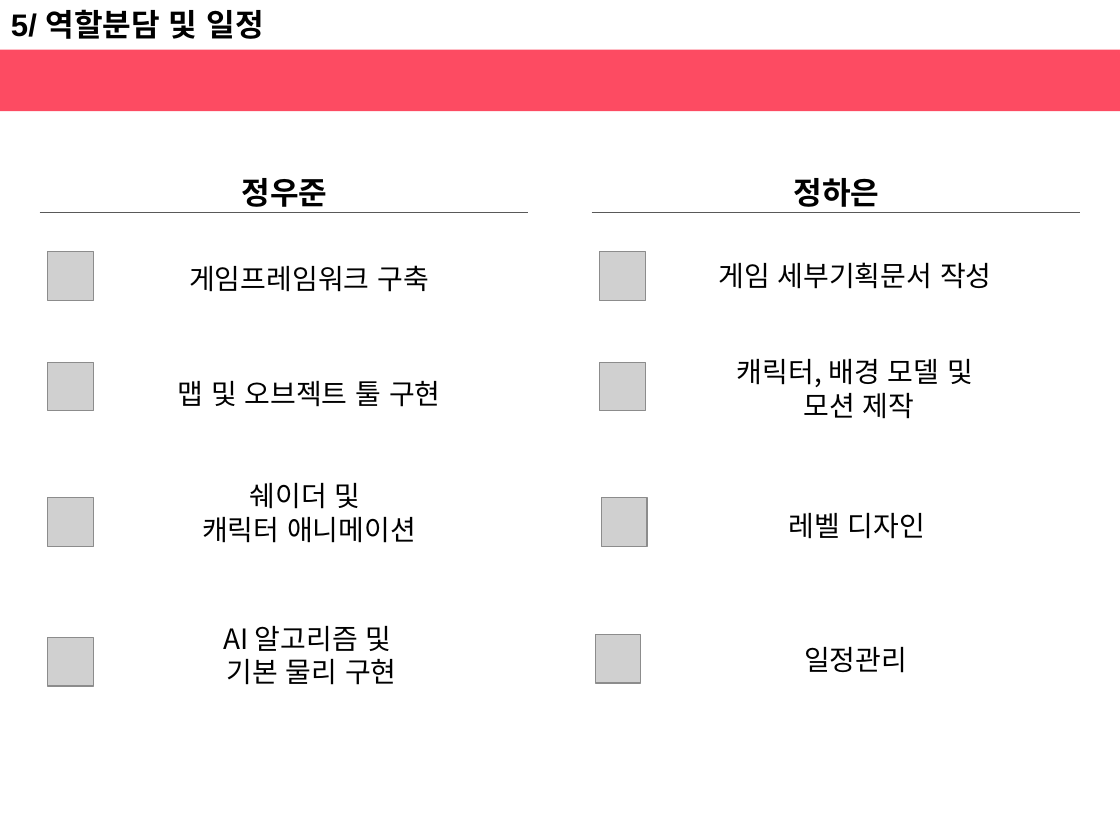
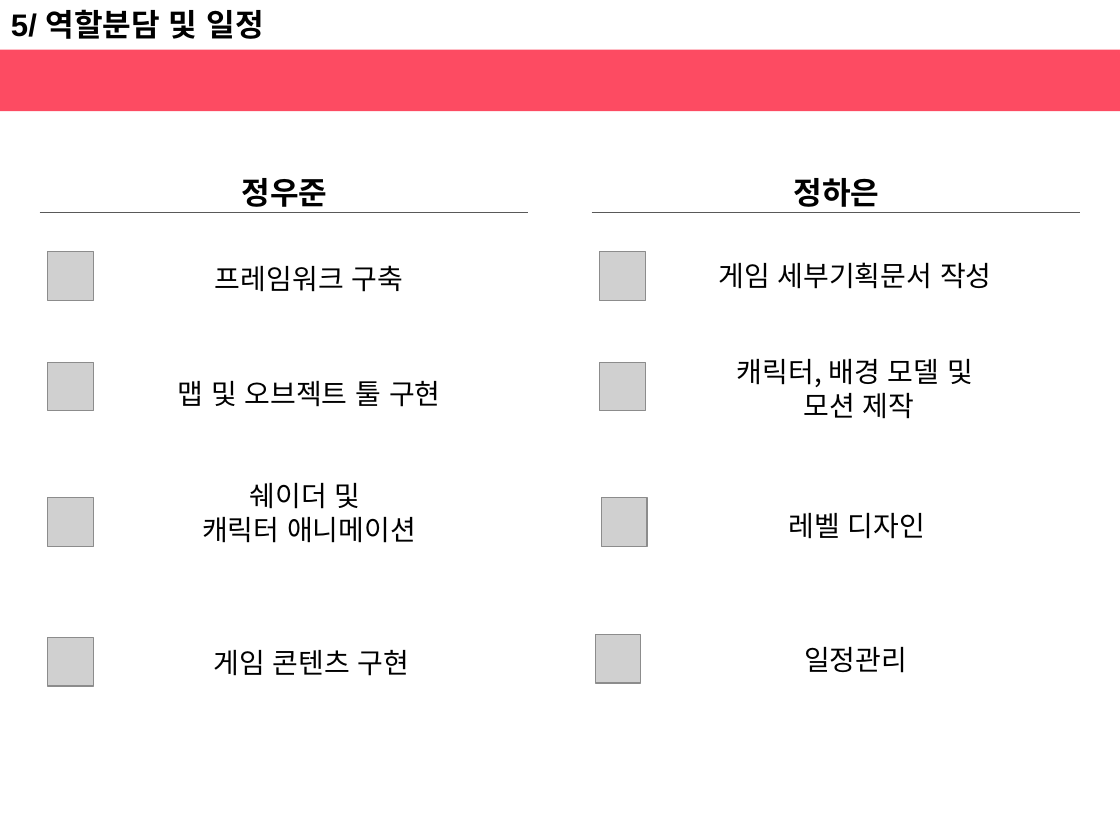
Before and after one commit to haeunjung/Team_Project, a slide deck: slide 13 of 기획문서/게임 제안서.pptx. Drawn at 1120x840 pixels with LibreOffice and Linux fonts; fonts in the diff are those of the drawing; grey boxes stand for pictures. Boxes give left, top, right and bottom in pixels: in the first picture for what was removed or moved away, otherwise in the second. Text is boxed around its words. In the diff, an @@ line names an element or a change of style, - is before the commit and + after.

```diff
--- a/기획문서/게임 제안서.pptx
+++ b/기획문서/게임 제안서.pptx
@@ text at [215,265,404,292]: text changed @@
-게임프레임워크 구축
+프레임워크 구축
@@ text at [214,650,410,676]: text changed @@
-AI 알고리즘 및
-기본 물리 구현
+게임 콘텐츠 구현
```
Also in this commit, not shown: 1 other slide changed.
